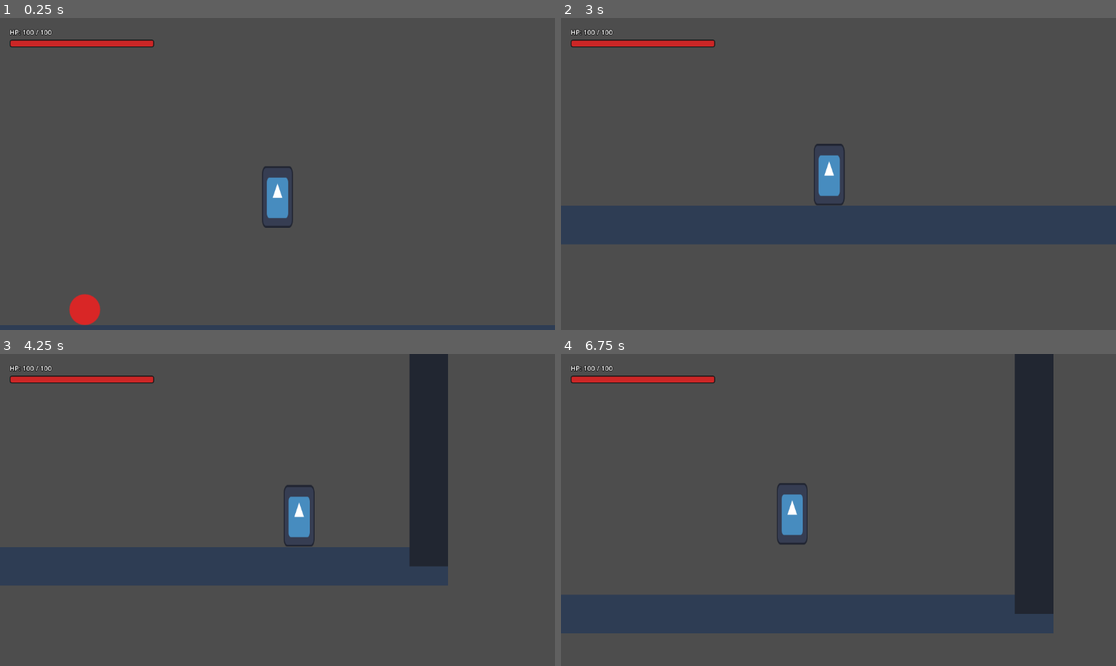
Above: before the commit, frames 1-4 (two rows, left to right).
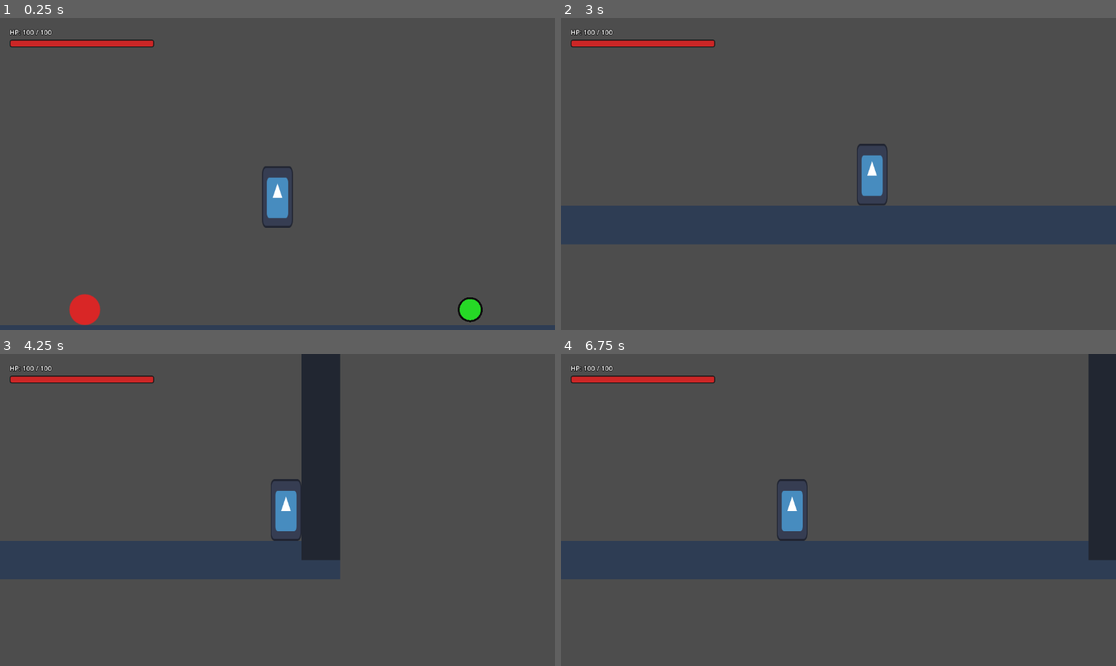
Above: after the commit, the same moments.

Repository: hikarirainbow/New-Project
Game: Godot game, scene res://scenes/levels/sandbox_level.tscn
Two runs of this game, one before a commit and one after it. Both use one fixed random seed, a clock stepped at 60 frames per second and the inputs below. The engine's default icon, where the game draws it, is replaced by a stand-in: a white triangle on a blue panel in a dark square.
Inputs:
- Up to frame 1 (0.25 s): no input
- Up to frame 2 (3 s): hold D (move_right) 0.53-2.03 s; tap Shift (dash) every 0.75 s from 0.6 to 2.85 s; tap Space (jump) at 0.77, 1.52 s; hold A (move_left) 2.03-2.78 s; hold D (move_right) from 2.78 s (still down)
- Up to frame 3 (4.25 s): keep holding D (move_right); tap Space (jump) at 3.02, 3.77 s; tap Shift (dash) at 3.6 s
- Up to frame 4 (6.75 s): release D (move_right) at 4.28 s; hold A (move_left) 4.28-5.03 s; tap Shift (dash) every 0.75 s from 4.35 to 6.6 s; tap Space (jump) at 4.52, 6.02 s; hold D (move_right) 5.03-5.78 s; hold A (move_left) from 5.78 s (still down)

The runs differ from the first frame. In frame 1, 0.3% of the frame differs, in the area x 82-87%, y 89-98%; in frame 2, 1.4%; in frame 3, 14%; in frame 4, 31%, in the area x 0-100%, y 0-90%.

Commit message:
feat: add green circle item that halves player dash cooldown

Diff:
--- /dev/null
+++ b/scenes/items/dash_upgrade_item.gd
@@ -0,0 +1,23 @@
+@tool
+extends Area2D
+
+func _ready():
+	# Chỉ kết nối tín hiệu khi đang trong màn chơi chạy thực tế (không phải trong Editor)
+	if not Engine.is_editor_hint():
+		body_entered.connect(_on_body_entered)
+
+func _draw():
+	# Vẽ hình tròn màu xanh lá (Green circle) làm vật phẩm nâng cấp
+	# Bán kính 12px (Đường kính 24px) để nhỏ nhắn và cân đối
+	draw_circle(Vector2.ZERO, 12.0, Color(0.15, 0.85, 0.15, 1.0))
+
+	# Vẽ thêm một viền đen mỏng xung quanh để hiển thị sắc nét hơn
+	draw_arc(Vector2.ZERO, 12.0, 0, TAU, 32, Color(0.05, 0.05, 0.05, 1.0), 2.0)
+
+# Xử lý khi Player đi xuyên qua vật phẩm
+func _on_body_entered(body):
+	if body.is_in_group("player"):
+		if body.has_method("upgrade_dash_cooldown"):
+			body.upgrade_dash_cooldown()
+			# Xóa vật phẩm khỏi màn hình sau khi thu thập
+			queue_free()
--- /dev/null
+++ b/scenes/items/dash_upgrade_item.tscn
@@ -0,0 +1,14 @@
+[gd_scene load_steps=3 format=3 uid="uid://c3e7h8d3p6"]
+
+[ext_resource type="Script" path="res://scenes/items/dash_upgrade_item.gd" id="1_dash_upgrade_item_gd"]
+
+[sub_resource type="CircleShape2D" id="CircleShape2D_item"]
+radius = 12.0
+
+[node name="DashUpgradeItem" type="Area2D"]
+collision_layer = 8
+collision_mask = 2
+script = ExtResource("1_dash_upgrade_item_gd")
+
+[node name="CollisionShape2D" type="CollisionShape2D" parent="."]
+shape = SubResource("CircleShape2D_item")
--- a/scenes/levels/sandbox_level.tscn
+++ b/scenes/levels/sandbox_level.tscn
@@ -1,8 +1,9 @@
-[gd_scene load_steps=6 format=3 uid="uid://d1h7h8d3p3"]
+[gd_scene load_steps=7 format=3 uid="uid://d1h7h8d3p3"]
 
 [ext_resource type="PackedScene" uid="uid://c1y7h8d3p2" path="res://scenes/player/player.tscn" id="1_player_tscn"]
 [ext_resource type="PackedScene" uid="uid://d1u7h8d3p4" path="res://scenes/ui/hud.tscn" id="2_hud_tscn"]
 [ext_resource type="PackedScene" uid="uid://b2e7h8d3p5" path="res://scenes/enemies/static_enemy.tscn" id="3_static_enemy_tscn"]
+[ext_resource type="PackedScene" uid="uid://c3e7h8d3p6" path="res://scenes/items/dash_upgrade_item.tscn" id="4_dash_upgrade_item_tscn"]
 
 [sub_resource type="RectangleShape2D" id="RectangleShape2D_ground"]
 size = Vector2(1200, 40)
@@ -19,6 +20,9 @@
 
 [node name="StaticEnemy" parent="." instance=ExtResource("3_static_enemy_tscn")]
 position = Vector2(400, 464)
+
+[node name="DashUpgradeItem" parent="." instance=ExtResource("4_dash_upgrade_item_tscn")]
+position = Vector2(800, 464)
 
 [node name="StaticBody2D_Ground" type="StaticBody2D" parent="."]
 position = Vector2(600, 500)
--- a/scenes/player/player.gd
+++ b/scenes/player/player.gd
@@ -23,7 +23,7 @@
 const DASH_SPEED = SPEED * 3.0 # Tốc độ lướt gấp 3 lần bình thường (600 px/s)
 const DASH_DURATION = 0.2 # Tổng thời gian lướt (0.2 giây)
 const DASH_ACTIVE_DURATION = 0.18 # 9/10 thời gian đầu (0.18s) là lướt chủ động & miễn sát thương
-const DASH_COOLDOWN = 0.8 # Thời gian hồi chiêu
+var dash_cooldown = 0.8 # Thời gian hồi chiêu (dạng biến để có thể nâng cấp)
 var dash_timer = 0.0
 var dash_cooldown_timer = 0.0
 var dash_direction = Vector2.ZERO
@@ -98,7 +98,7 @@
 func start_dash():
 	current_state = State.DASH
 	dash_timer = 0.0
-	dash_cooldown_timer = DASH_COOLDOWN
+	dash_cooldown_timer = dash_cooldown
 
 	# Xác định hướng lướt dựa trên phím di chuyển đang giữ
 	var dir = Input.get_axis("move_left", "move_right")
@@ -214,3 +214,8 @@
 	current_health += 9999
 	apply_debuff()
 	current_state = State.MOVE
+
+# Nâng cấp kỹ năng lướt: Giảm một nửa thời gian hồi chiêu
+func upgrade_dash_cooldown():
+	dash_cooldown = dash_cooldown / 2.0
+	print("Dash cooldown upgraded! New cooldown: ", dash_cooldown)
Not shown, added: scenes/items/chua_cac_vat_pham_items.txt
